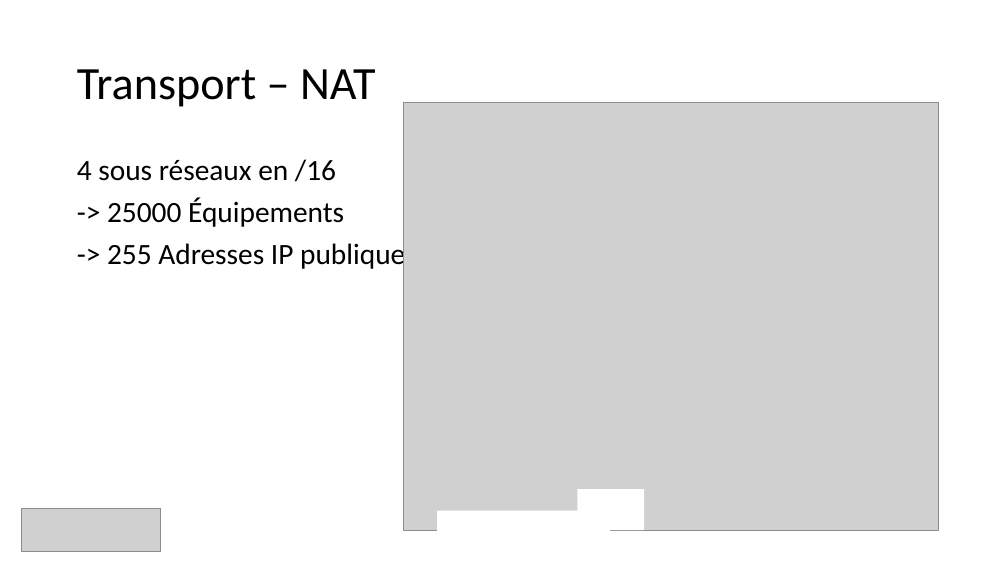
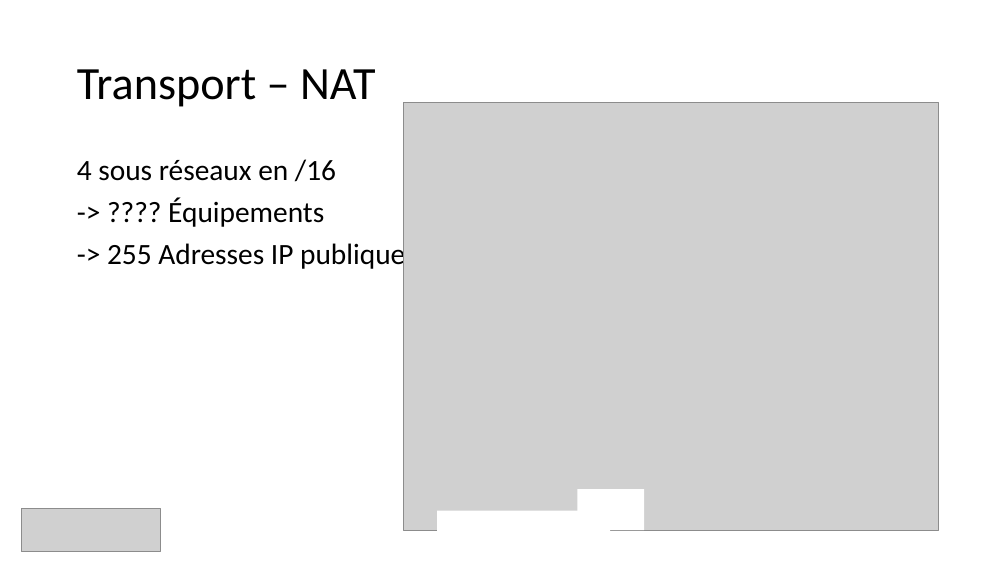
Before and after one commit to guillaume-rico/reseaux_informatiques, a slide deck: slide 17 of 01_CM/CM3 Réseaux Informatiques.pptx (slide 14 before the commit). Drawn at 1008x567 pixels with LibreOffice and Linux fonts; fonts in the diff are those of the drawing; grey boxes stand for pictures. Boxes give left, top, right and bottom in pixels: in the first picture for what was removed or moved away, otherwise in the second. Text is boxed around its words. In the diff, an @@ line names an element or a change of style, - is before the commit and + after.

```diff
--- a/01_CM/CM3 Réseaux Informatiques.pptx
+++ b/01_CM/CM3 Réseaux Informatiques.pptx
@@ text at [168,197,324,227]: text changed @@
--> 25000 Équipements
+-> ???? Équipements
```
Also in this commit, not shown: 10 other slides changed, 8 slides added, 1 slide removed, 5 other files.
